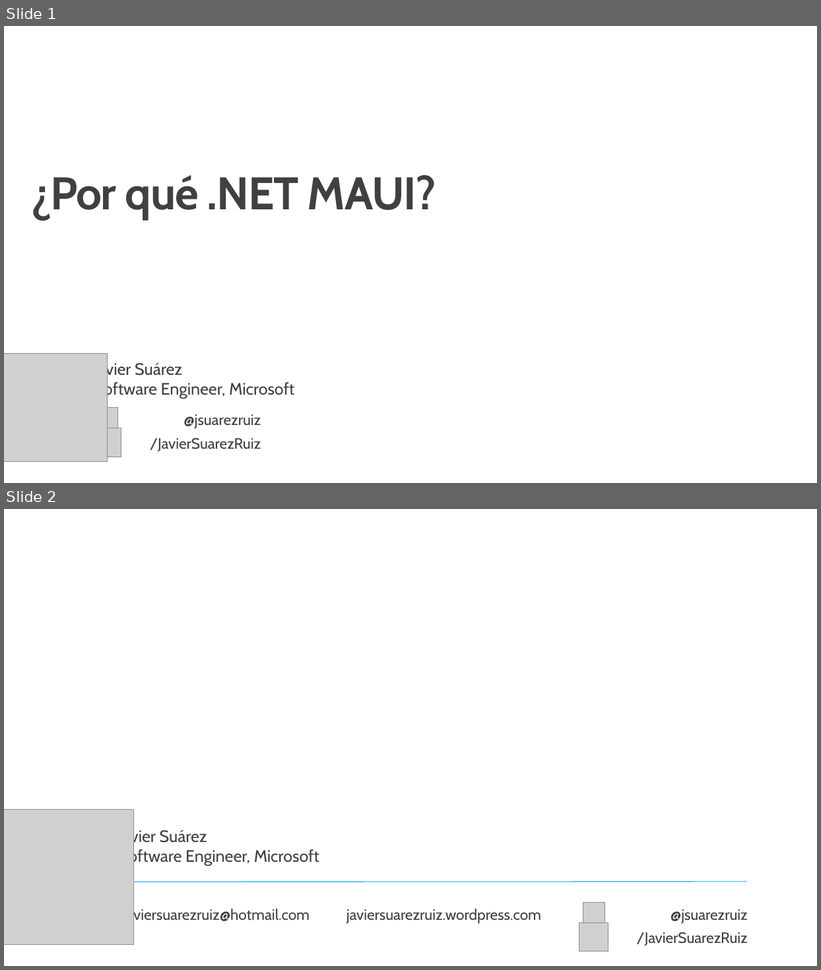
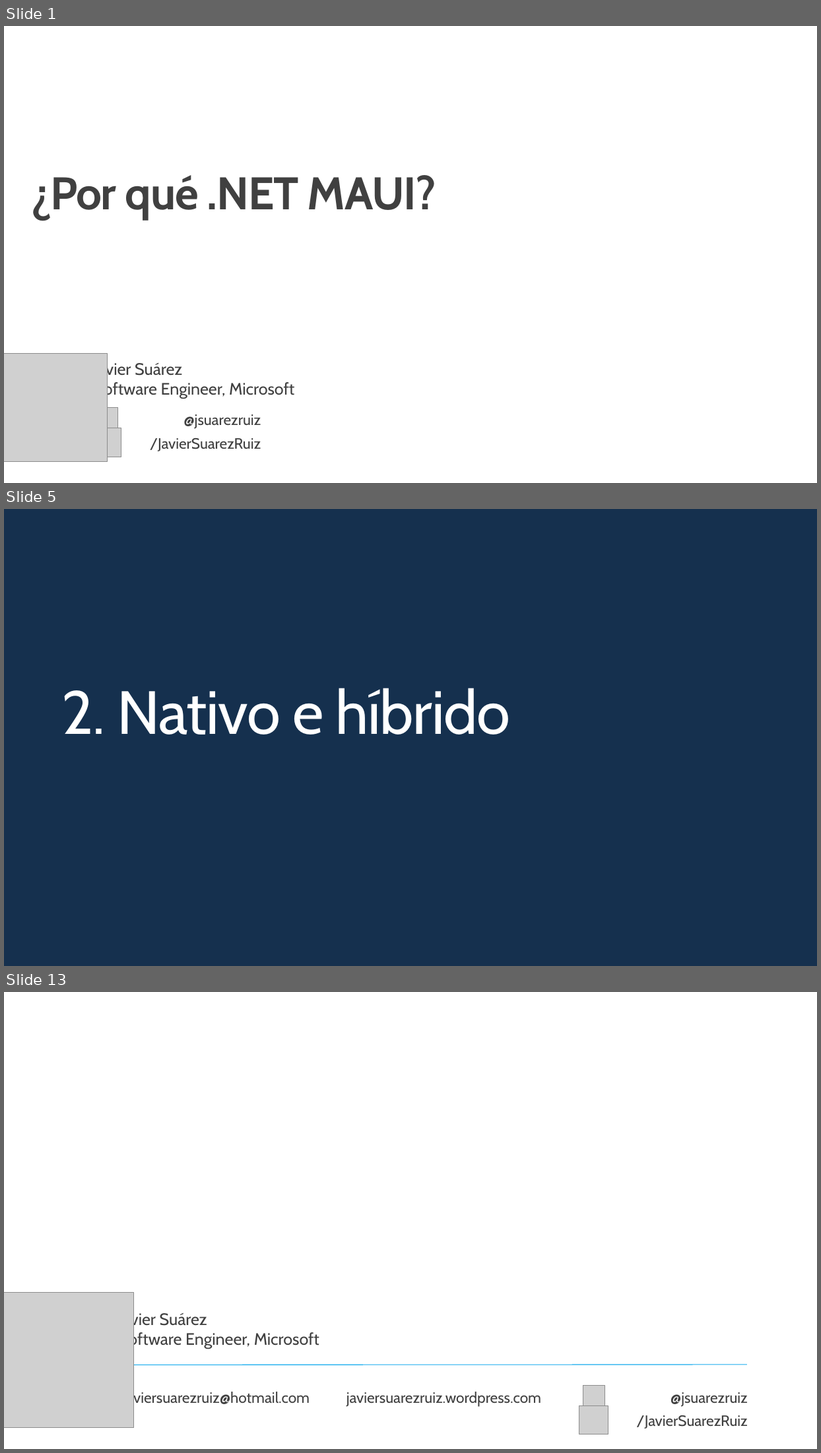
Before and after one commit to jsuarezruiz/taller-dotnet-maui, a slide deck: Bloque 1 - Introducción al desarrollo multiplataforma con .NET MAUI/Taller2 - Por qué .NET MAUI.pptx. Shown one above the other, each under a label of ours: slides 1 and 2 before the commit, slides 1, 5 and 13 after it; the slides between them are not shown. The pictures are 821x970 and 821x1453 pixels, drawn with LibreOffice and Linux fonts; fonts in the diff are those of the drawing; grey boxes stand for pictures; background and template pictures are left out. Boxes give left, top, right and bottom in pixels: in the first picture for what was removed or moved away, otherwise in the second. Text is boxed around its words. In the diff, an @@ line names an element or a change of style, - is before the commit and + after.

```diff
--- a/Bloque 1 - Introducción al desarrollo multiplataforma con .NET MAUI/Taller2 - Por qué .NET MAUI.pptx
+++ b/Bloque 1 - Introducción al desarrollo multiplataforma con .NET MAUI/Taller2 - Por qué .NET MAUI.pptx
@@ slide 5 added at (4, 509, 817, 966), background #15304E @@
@@ title added at (61, 688, 511, 735), 72 pt, text #FFFFFF @@
+2. Nativo e híbrido
@@ what was slide 2 is now slide 13 @@
```
Also in this commit, not shown: 10 other slides added, 1 other file.
